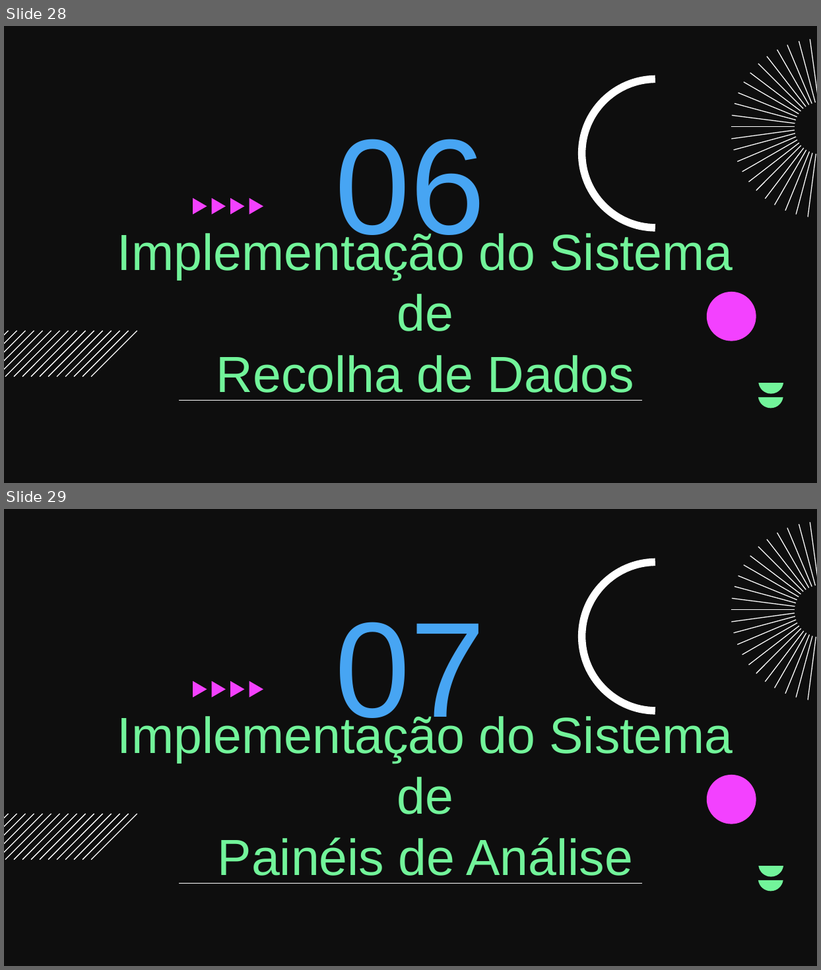
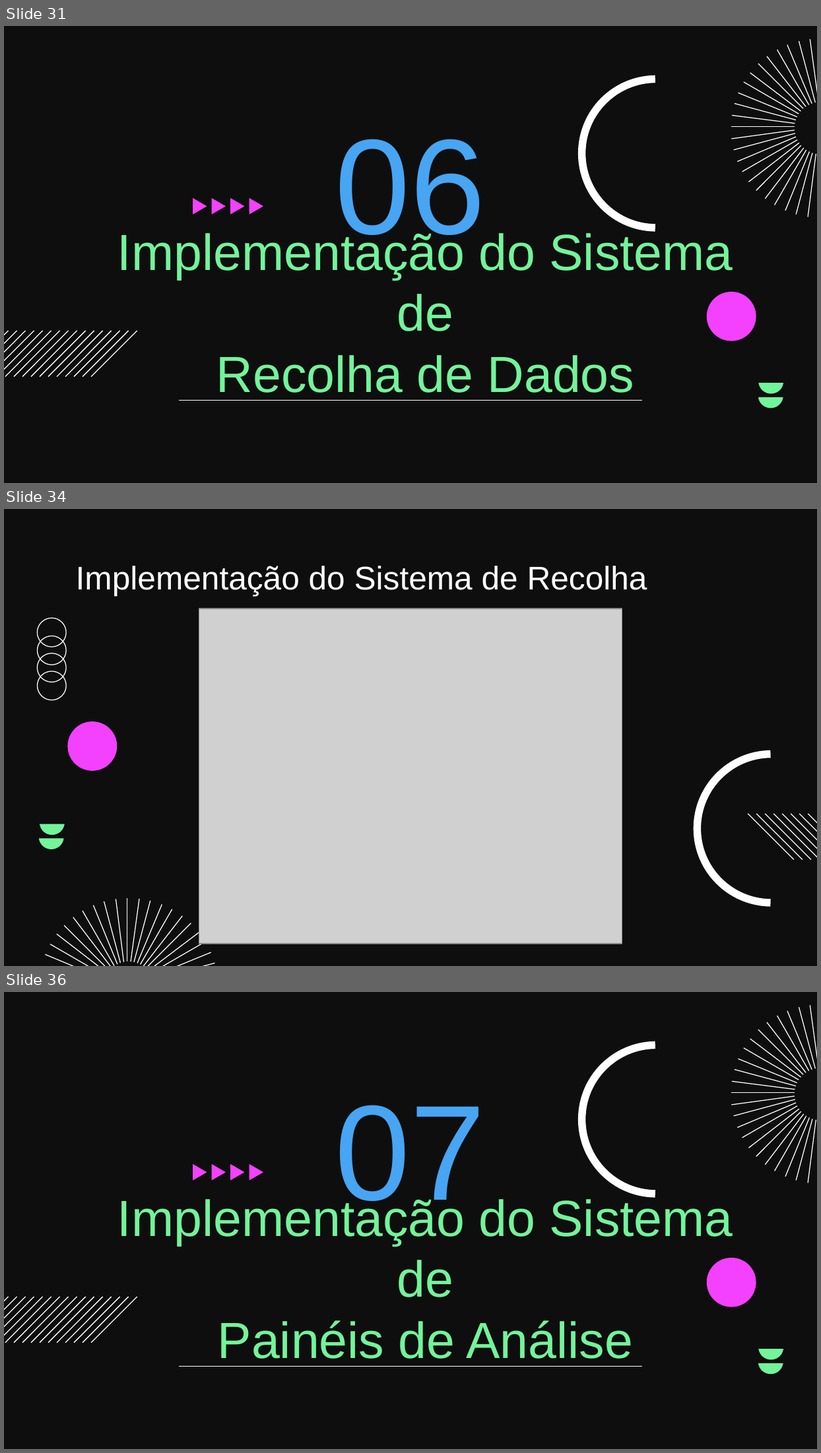
Before and after one commit to 178LaPata/BD_Project, a slide deck: Apresentacao.pptx. Shown one above the other, each under a label of ours: slides 28 and 29 before the commit, slides 31, 34 and 36 after it; the slides between them are not shown. The pictures are 821x970 and 821x1453 pixels, drawn with LibreOffice and Linux fonts; fonts in the diff are those of the drawing; grey boxes stand for pictures; background and template pictures are left out. Boxes give left, top, right and bottom in pixels: in the first picture for what was removed or moved away, otherwise in the second. Text is boxed around its words. In the diff, an @@ line names an element or a change of style, - is before the commit and + after.

```diff
--- a/Apresentacao.pptx
+++ b/Apresentacao.pptx
@@ slide 34 added at <box>4,509,817,966</box>, background picture (left out) @@
@@ title added at <box>76,566,648,595</box>, 29 pt, text #FFFFFF @@
+Implementação do Sistema de Recolha
@@ picture added at <box>199,609,623,944</box> @@
@@ group added at <box>36,617,67,702</box>: 4 freeform shapes @@
@@ freeform shape added at <box>67,722,117,772</box>, fill #F341FF @@
@@ freeform shape added at <box>698,755,771,904</box>, outline #FFFFFF 6.69 pt @@
@@ freeform shape added at <box>40,824,65,835</box>, fill #72F49A @@
@@ group added at <box>748,814,817,860</box>: 8 freeform shapes @@
@@ freeform shape added at <box>39,838,64,849</box>, fill #72F49A @@
@@ group added at <box>46,898,215,966</box>: 20 freeform shapes @@
@@ what was slide 28 is now slide 31 @@
@@ what was slide 29 is now slide 36 @@
```
Also in this commit, not shown: 4 slides changed, 11 other slides added, 2 slides removed, 16 other files.
